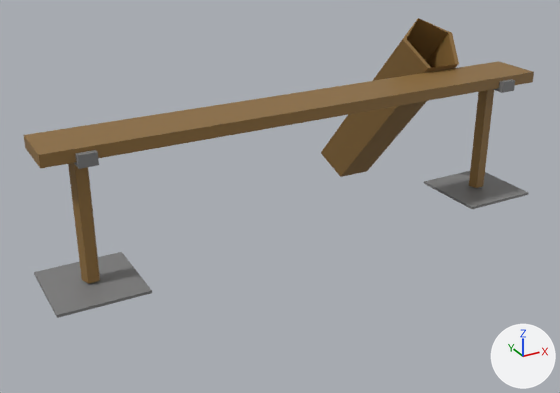
Renders of the Blender file GI GameJam 2019 copy/Assets/Models/beam1.blend from each side of a commit.
Rendered twice from a 50 mm lens placed at (-8.95, -14.78, 9.62), pointed at (-0.02, 1.45, 1.5). Every picture has the same lights, and +X, +Y and +Z are marked at lower right.
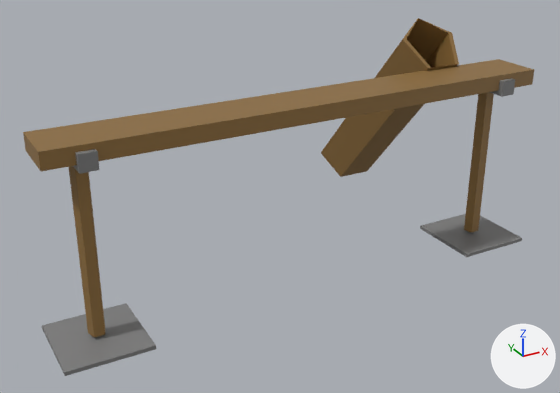
Location of each change, (x1, y1, x2, y2) in pixels of the pictures (560 x 393 px):
'Cube', rescaled (23% taller)
    before: (24, 61, 534, 318)
    after: (23, 59, 534, 376)

Edits to the bpy script that builds the scene:
```text
Change ob_cube:
    ob_cube.scale: (6.33, 0.647, -0.0641) -> (6.33, 0.647, -0.0925)
```
